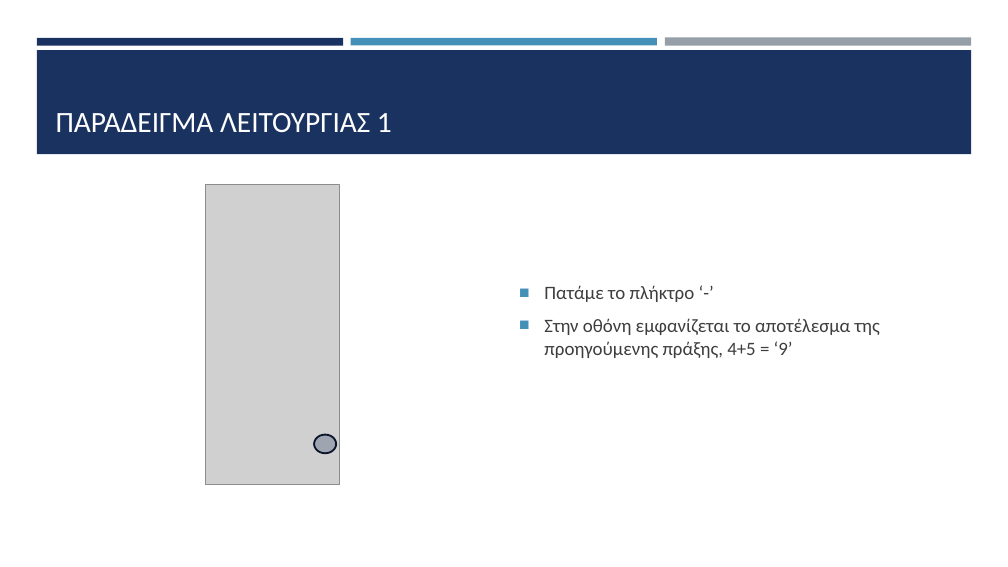
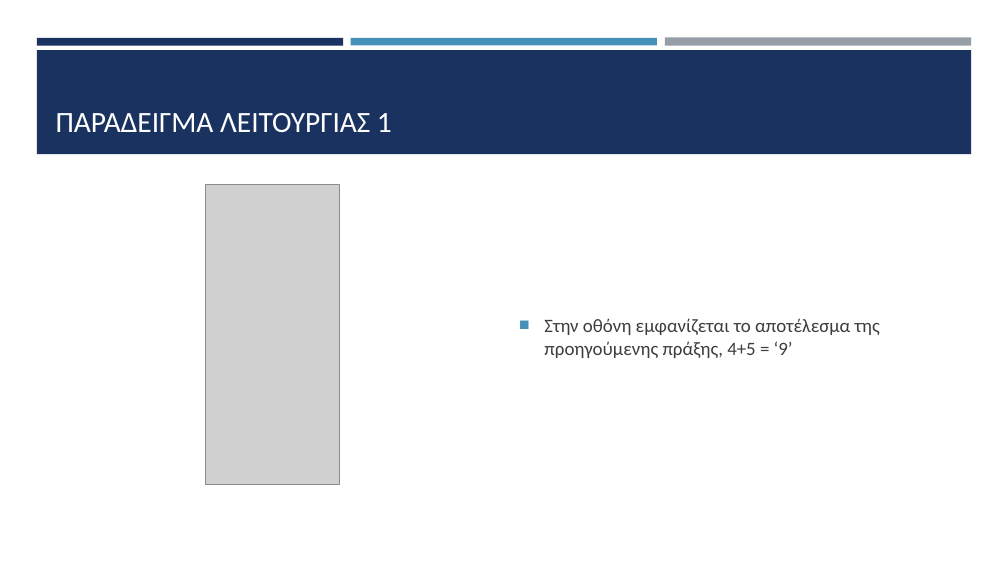
Before and after one commit to HLE47-GROUP03/Scientific_Calculator, a slide deck: slide 19 of sci_calc_main/documentation/Παρουσίαση.pptx (slide 18 before the commit). Drawn at 1008x567 pixels with LibreOffice and Linux fonts; fonts in the diff are those of the drawing; grey boxes stand for pictures. Boxes give left, top, right and bottom in pixels: in the first picture for what was removed or moved away, otherwise in the second. Text is boxed around its words. In the diff, an @@ line names an element or a change of style, - is before the commit and + after.

```diff
--- a/sci_calc_main/documentation/Παρουσίαση.pptx
+++ b/sci_calc_main/documentation/Παρουσίαση.pptx
@@ text at bbox=[544, 285, 695, 302]: paragraph removed @@
-■ Πατάμε το πλήκτρο ‘-’
@@ ellipse removed at bbox=[314, 435, 336, 454] @@
```
Also in this commit, not shown: 5 other slides changed, 1 slide added, 1 other file.
